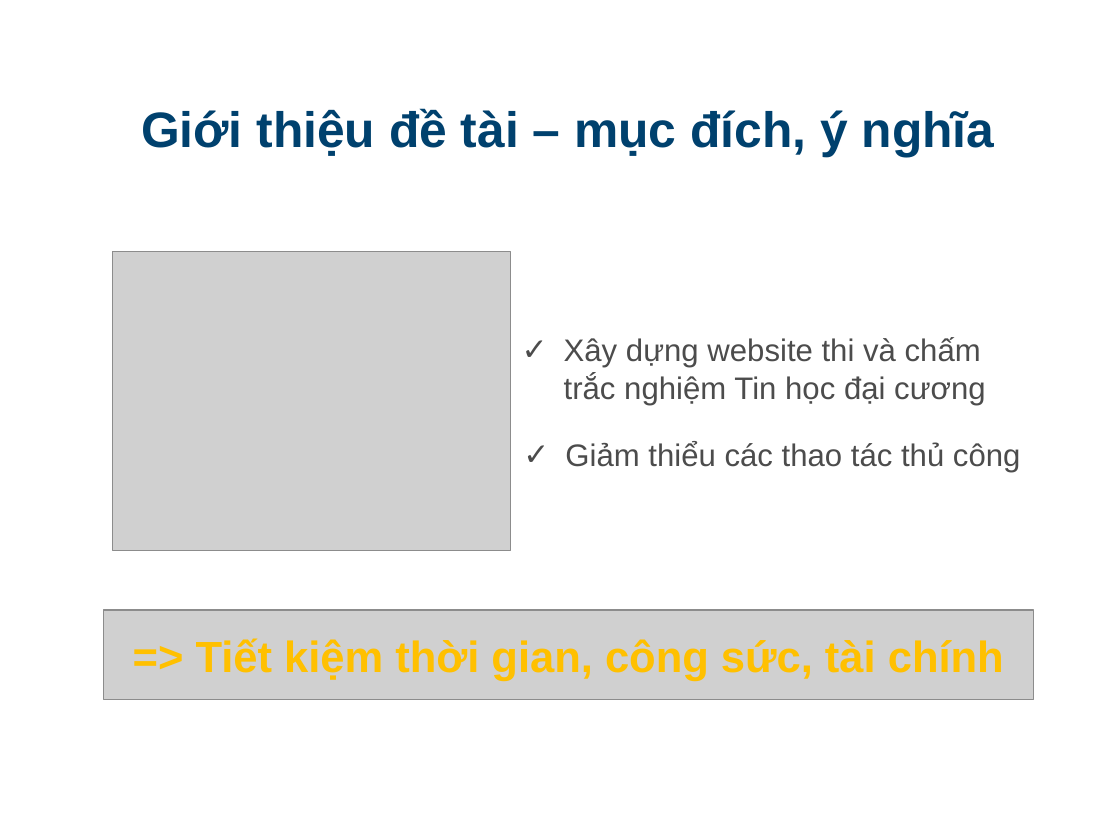
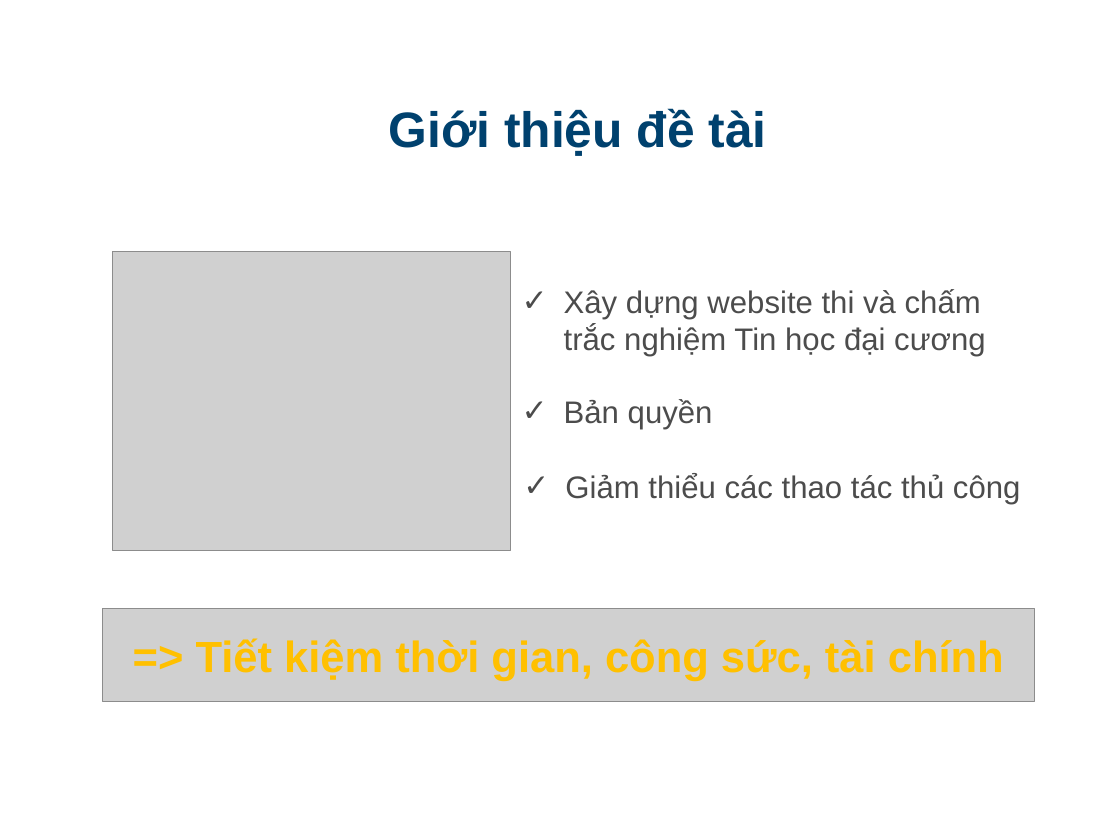
Before and after one commit to truongquangkhai99/DATN-1, a slide deck: slide 5 of src/doc/slide.ppt (slide 6 before the commit). Drawn at 1120x840 pixels with LibreOffice and Linux fonts; fonts in the diff are those of the drawing; grey boxes stand for pictures; background and template pictures are left out. Boxes give left, top, right and bottom in pixels: in the first picture for what was removed or moved away, otherwise in the second. Text is boxed around its words. In the diff, an @@ line names an element or a change of style, - is before the commit and + after.

```diff
--- a/src/doc/slide.ppt
+++ b/src/doc/slide.ppt
@@ text at [389,108,767,156]: text changed @@
-Giới thiệu đề tài – mục đích, ý nghĩa
+Giới thiệu đề tài
@@ text "Xây dựng website thi và ...": place and size @@
-text "Xây dựng website thi và ..." at [564,337,985,405]
+text "Xây dựng website thi và ..." at [564,289,985,356]
@@ text added at [564,399,713,429], 20 pt, text #4C4C4C @@
+✓ Bản quyền
@@ text "Giảm thiểu các thao tác ...": place and size @@
-text "Giảm thiểu các thao tác ..." at [565,442,1021,473]
+text "Giảm thiểu các thao tác ..." at [565,473,1021,504]
```
Also in this commit, not shown: 14 other slides changed, 5 slides added, 19 slides removed.
